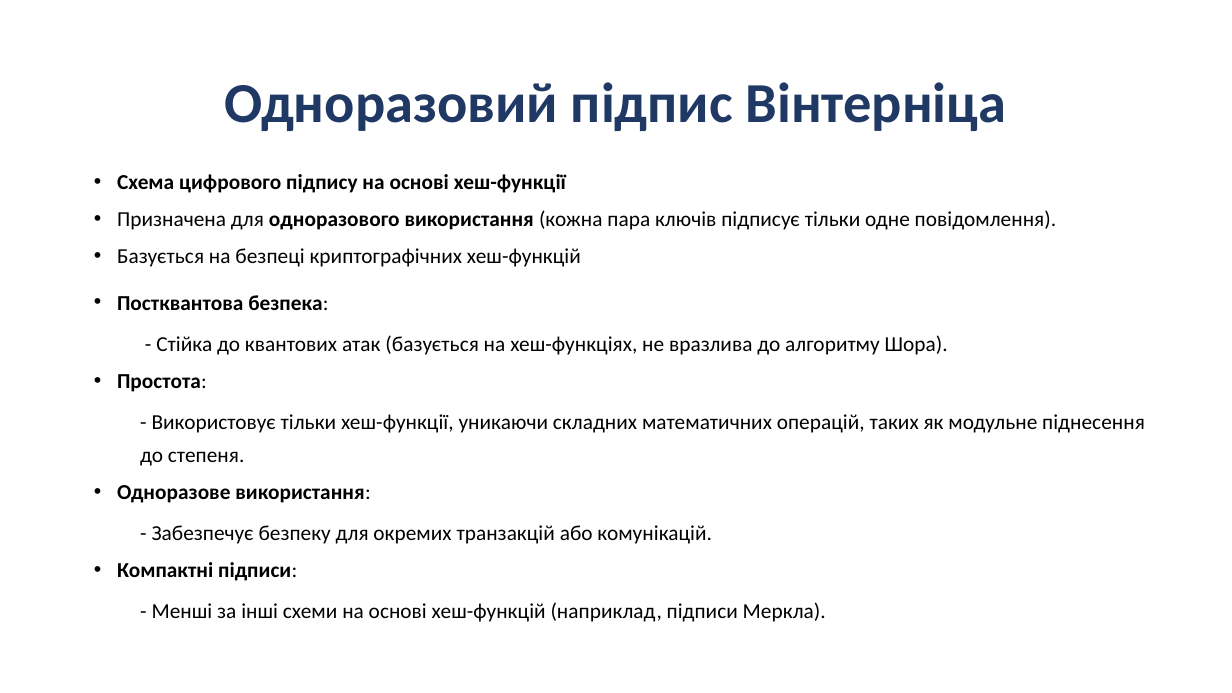
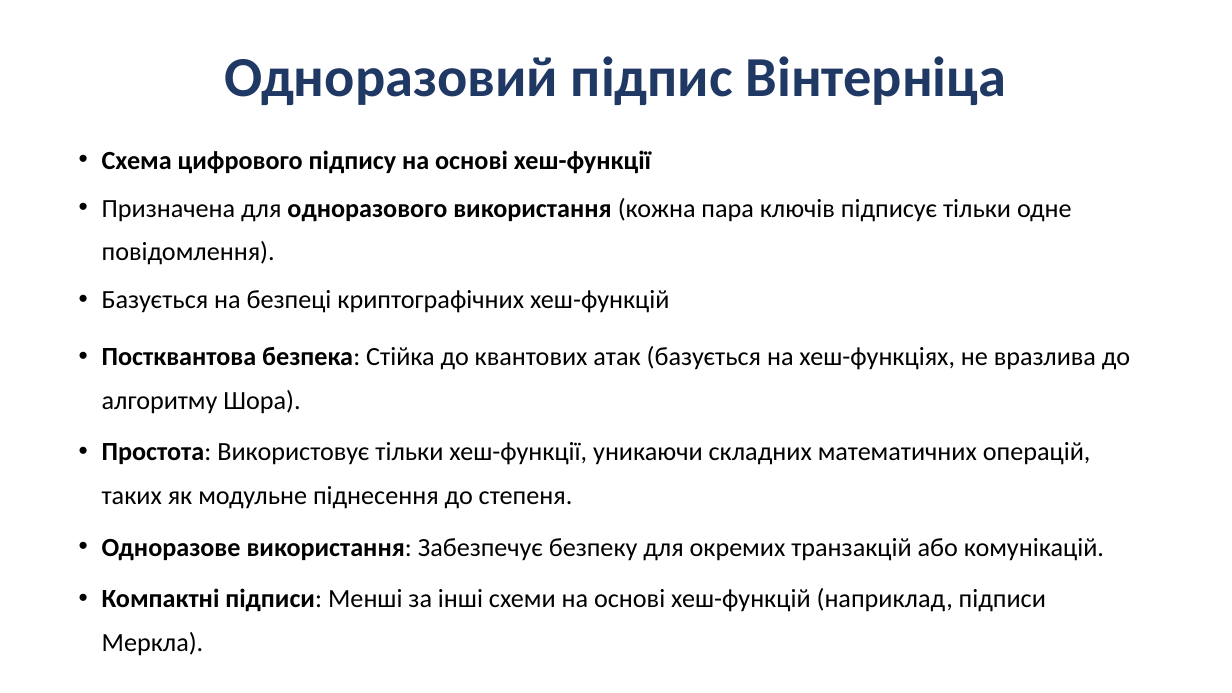
Before and after one commit to Andriykooo/ifntung-studies, a slide deck: slide 8 of Year 1/Постквантова криптографія/UA/2026/PPT/Презентація_7.pptx. Drawn at 1232x693 pixels with LibreOffice and Linux fonts; fonts in the diff are those of the drawing. Boxes give left, top, right and bottom in pixels: in the first picture for what was removed or moved away, otherwise in the second. Text is boxed around its words. In the diff, an @@ line names an element or a change of style, - is before the commit and + after.

Commit message:
feat(post-quantum-cryptography): increase font for 7th presentation

```diff
--- a/Year 1/Постквантова криптографія/UA/2026/PPT/Презентація_7.pptx
+++ b/Year 1/Постквантова криптографія/UA/2026/PPT/Презентація_7.pptx
@@ title "Одноразовий підпис Вінтерніца": place and size @@
-title "Одноразовий підпис Вінтерніца" at <box>224,82,1007,131</box>
+title "Одноразовий підпис Вінтерніца" at <box>224,56,1007,105</box>
@@ text "Схема цифрового підпису на основі ...": place and size @@
-text "Схема цифрового підпису на основі ..." at <box>117,174,1145,622</box>
+text "Схема цифрового підпису на основі ..." at <box>102,150,1130,612</box>
@@ text at <box>102,150,1072,313</box>: size 16.6 to 20.4 pt in "Схема цифрового підпису на основі хеш-функції", "Призначена для одноразового використання (кожна пара ключів ...", "Базується на безпеці криптографічних хеш-функцій"; line spacing 1.3 to 1.4 @@
@@ text at <box>102,346,1130,612</box>: text changed; size 16.6 to 20.4 pt @@
-• Постквантова безпека:
-  - Стійка до квантових атак (базується на хеш-функціях, не вразлива до алгоритму Шора).
-• Простота:
-  - Використовує тільки хеш-функції, уникаючи складних математичних операцій, таких як модульне піднесення до степеня.
-• Одноразове використання:
-  - Забезпечує безпеку для окремих транзакцій або комунікацій.
-• Компактні підписи:
-  - Менші за інші схеми на основі хеш-функцій (наприклад, підписи Меркла).
+• Постквантова безпека: Стійка до квантових атак (базується на хеш-функціях, не вразлива до алгоритму Шора).
+• Простота: Використовує тільки хеш-функції, уникаючи складних математичних операцій, таких як модульне піднесення до степеня.
+• Одноразове використання: Забезпечує безпеку для окремих транзакцій або комунікацій.
+• Компактні підписи: Менші за інші схеми на основі хеш-функцій (наприклад, підписи Меркла).
```
Also in this commit, not shown: 24 other slides changed.
